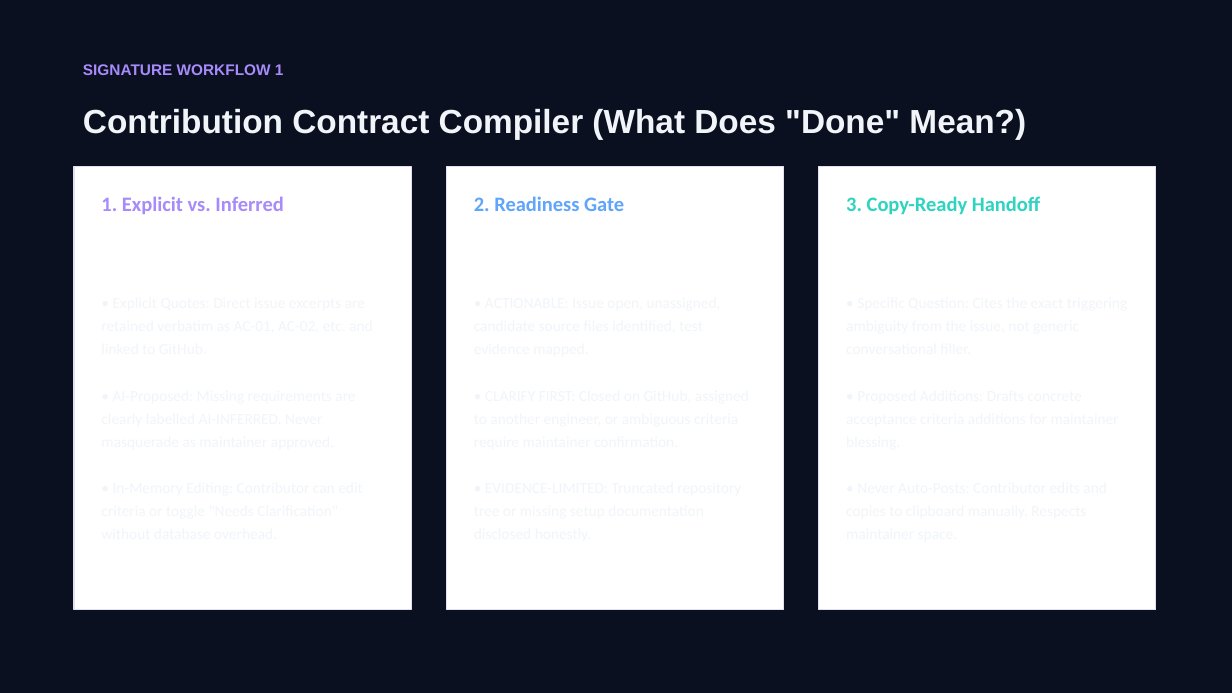
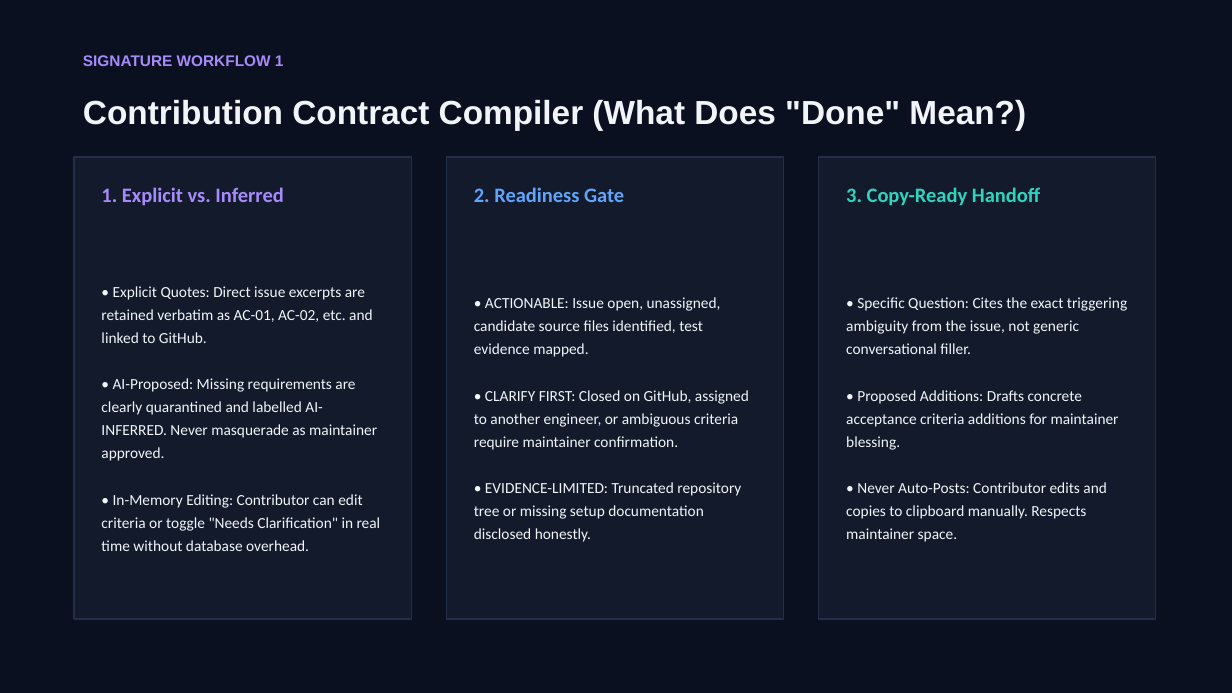
Before and after one commit to rudraarcadeskills-art/IssueLift, a slide deck: slide 3 of submission/IssueLift_Submission.pptx. Drawn at 1232x693 pixels with LibreOffice and Linux fonts; fonts in the diff are those of the drawing. Boxes give left, top, right and bottom in pixels: in the first picture for what was removed or moved away, otherwise in the second. Text is boxed around its words. In the diff, an @@ line names an element or a change of style, - is before the commit and + after.

```diff
--- a/submission/IssueLift_Submission.pptx
+++ b/submission/IssueLift_Submission.pptx
@@ rectangle: place and size @@
-rectangle at bbox=[74, 166, 411, 610]
+rectangle at bbox=[74, 157, 411, 619]
@@ rectangle: place and size @@
-rectangle at bbox=[446, 166, 784, 610]
+rectangle at bbox=[446, 157, 784, 619]
@@ fill #FFFFFF to #121A2B; outline #E2DFF4 1 pt to #232F48 1 pt in 3 elements at bbox=[74, 157, 411, 619], bbox=[446, 157, 784, 619], bbox=[819, 157, 1156, 619] @@
@@ rectangle: place and size @@
-rectangle at bbox=[819, 166, 1156, 610]
+rectangle at bbox=[819, 157, 1156, 619]
@@ 5 texts: place and size @@
-5 texts at bbox=[83, 64, 1040, 215]
+5 texts at bbox=[83, 55, 1040, 206]
@@ text added at bbox=[101, 286, 381, 551], 12 pt, text #F1F5F9 @@
+• Explicit Quotes: Direct issue excerpts are retained verbatim as AC-01, AC-02, etc. and linked to GitHub.
+• AI-Proposed: Missing requirements are clearly quarantined and labelled AI-INFERRED. Never masquerade as maintainer approved.
+• In-Memory Editing: Contributor can edit criteria or toggle "Needs Clarification" in real time without database overhead.
@@ text added at bbox=[474, 297, 749, 542], 12 pt, text #F1F5F9 @@
+• ACTIONABLE: Issue open, unassigned, candidate source files identified, test evidence mapped.
+• CLARIFY FIRST: Closed on GitHub, assigned to another engineer, or ambiguous criteria require maintainer confirmation.
+• EVIDENCE-LIMITED: Truncated repository tree or missing setup documentation disclosed honestly.
@@ text added at bbox=[846, 297, 1127, 542], 12 pt, text #F1F5F9 @@
+• Specific Question: Cites the exact triggering ambiguity from the issue, not generic conversational filler.
+• Proposed Additions: Drafts concrete acceptance criteria additions for maintainer blessing.
+• Never Auto-Posts: Contributor edits and copies to clipboard manually. Respects maintainer space.
```
Also in this commit, not shown: 7 other slides changed, 3 other files.
